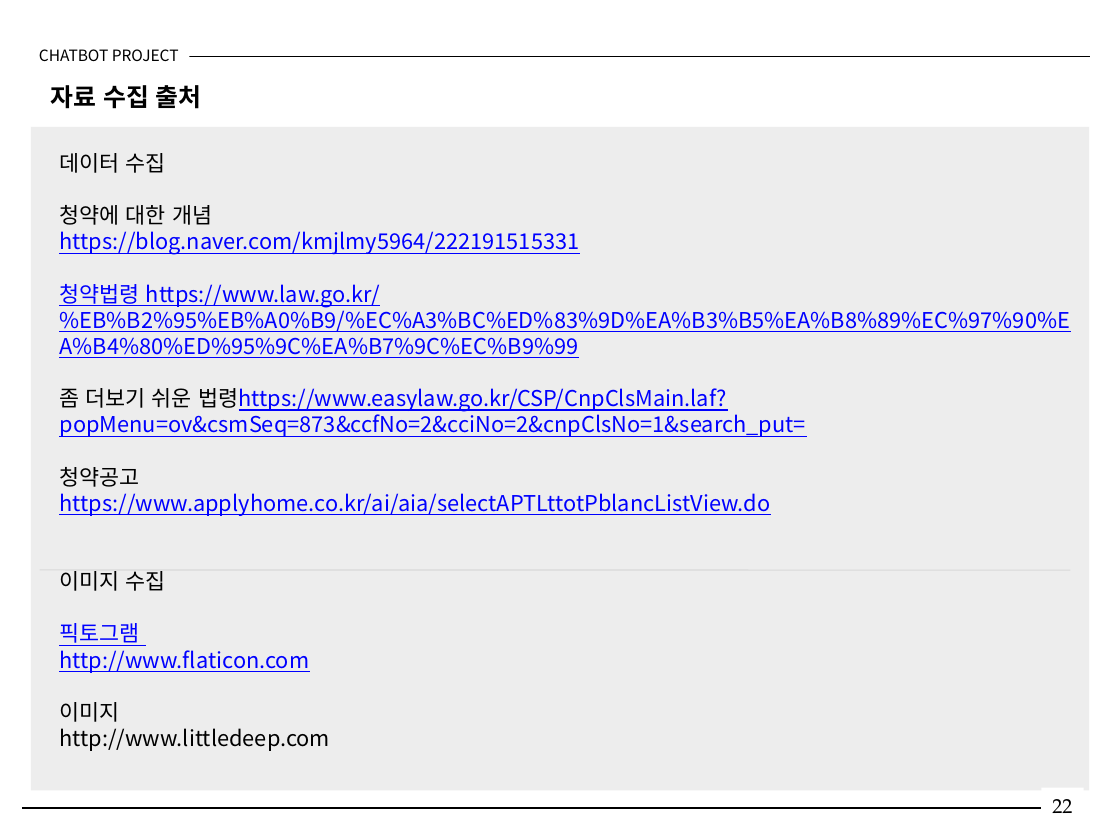
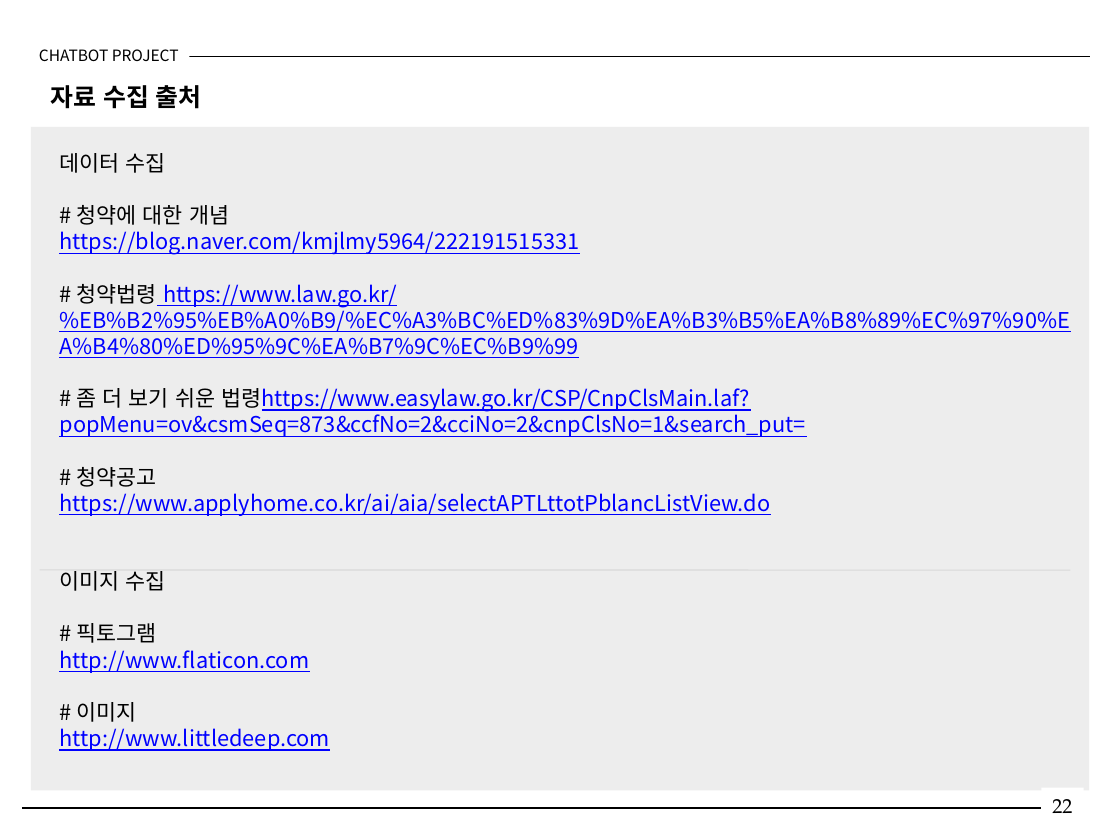
Before and after one commit to kimsunhyung/heroku-postgres-son, a slide deck: slide 22 of 기획안 최종발표_PPT.pptx. Drawn at 1120x840 pixels with LibreOffice and Linux fonts; fonts in the diff are those of the drawing. Boxes give left, top, right and bottom in pixels: in the first picture for what was removed or moved away, otherwise in the second. Text is boxed around its words. In the diff, an @@ line names an element or a change of style, - is before the commit and + after.

```diff
--- a/기획안 최종발표_PPT.pptx
+++ b/기획안 최종발표_PPT.pptx
@@ text at box(77, 205, 229, 225): text changed @@
-청약에 대한 개념
+# 청약에 대한 개념
@@ text at box(59, 284, 1070, 487): text changed @@
-청약법령 https://www.law.go.kr/%EB%B2%95%EB%A0%B9/%EC%A3%BC%ED%83%9D%EA%B3%B5%EA%B8%89%EC%97%90%EA%B4%80%ED%95%9C%EA%B7%9C%EC%B9%99
-좀 더보기 쉬운 법령https://www.easylaw.go.kr/CSP/CnpClsMain.laf?popMenu=ov&csmSeq=873&ccfNo=2&cciNo=2&cnpClsNo=1&search_put=
-청약공고
+# 청약법령 https://www.law.go.kr/%EB%B2%95%EB%A0%B9/%EC%A3%BC%ED%83%9D%EA%B3%B5%EA%B8%89%EC%97%90%EA%B4%80%ED%95%9C%EA%B7%9C%EC%B9%99
+# 좀 더 보기 쉬운 법령https://www.easylaw.go.kr/CSP/CnpClsMain.laf?popMenu=ov&csmSeq=873&ccfNo=2&cciNo=2&cnpClsNo=1&search_put=
+# 청약공고
@@ text at box(77, 623, 157, 643): text changed; text colour #0000FF to #000000 @@
-픽토그램
+# 픽토그램
@@ text at box(77, 702, 137, 722): text changed @@
-이미지
+# 이미지
@@ text at box(59, 728, 330, 751): text colour #000000 to #0000FF, underline on in "http://www.littledeep.com" @@
```
Also in this commit, not shown: 3 other slides changed, 1 other file.
